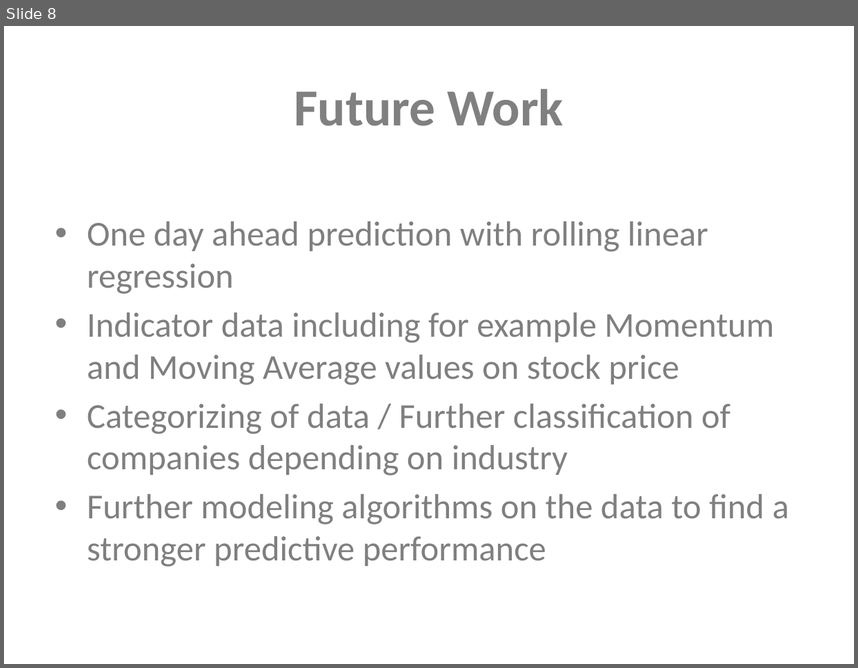
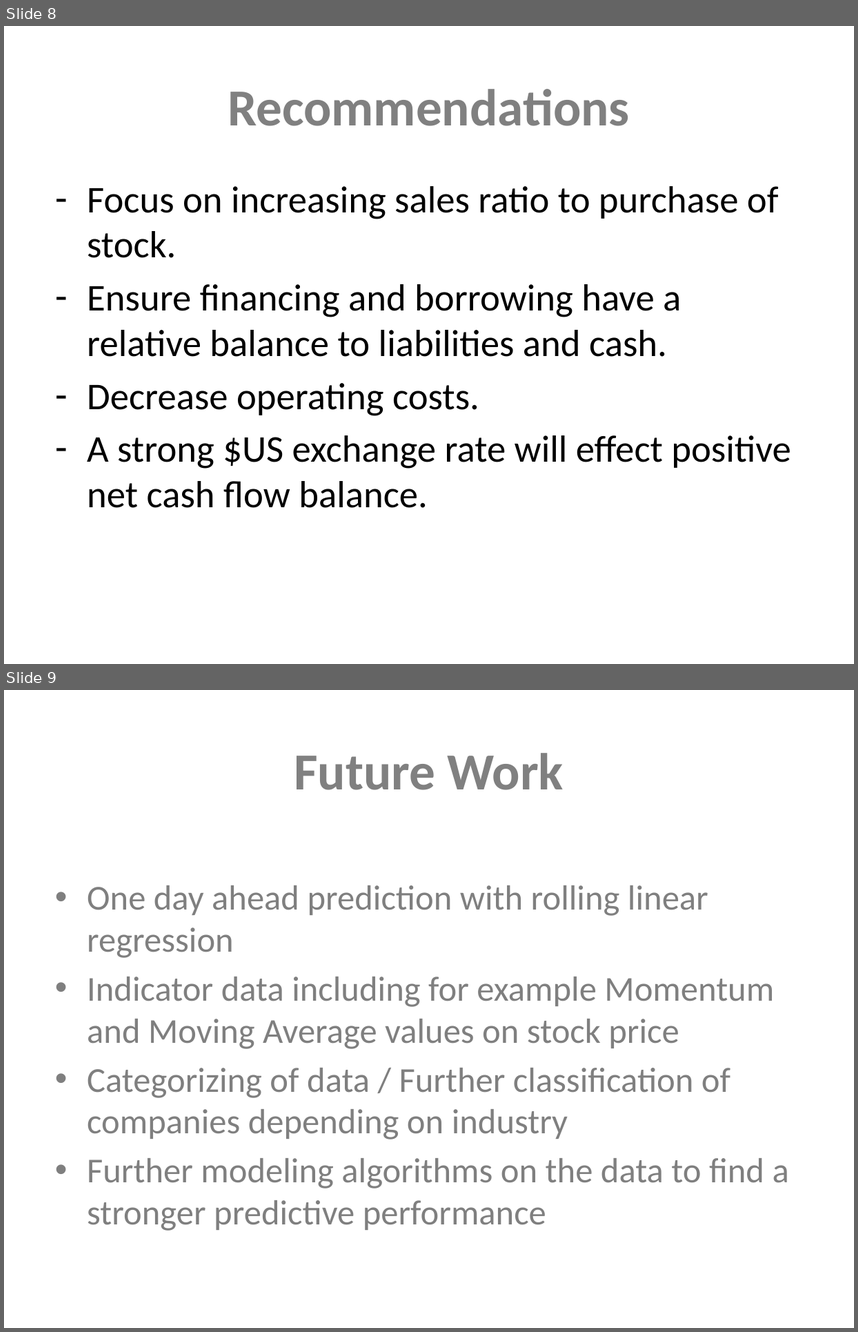
Before and after one commit to Sue-Mir/Module3_B_Project, a slide deck: Project3_B_NonTechnicalPresentation.pptx. Shown one above the other, each under a label of ours: slide 8 before the commit, slides 8 and 9 after it. The pictures are 858x668 and 858x1332 pixels, drawn with LibreOffice and Linux fonts; fonts in the diff are those of the drawing. Boxes give left, top, right and bottom in pixels: in the first picture for what was removed or moved away, otherwise in the second. Text is boxed around its words. In the diff, an @@ line names an element or a change of style, - is before the commit and + after.

```diff
--- a/Project3_B_NonTechnicalPresentation.pptx
+++ b/Project3_B_NonTechnicalPresentation.pptx
@@ slide 8 added at [4,26,854,664], background #FFFFFF @@
@@ title added at [228,89,630,126], 44 pt, text #808080, bold @@
+Recommendations
@@ text added at [87,186,791,508], 32 pt, text #000000 @@
+– Focus on increasing sales ratio to purchase of stock.
+– Ensure financing and borrowing have a relative balance to liabilities and cash.
+– Decrease operating costs.
+– A strong $US exchange rate will effect positive net cash flow balance.
@@ what was slide 8 is now slide 9 @@
```
Also in this commit, not shown: 1 slide changed, 1 other file.
